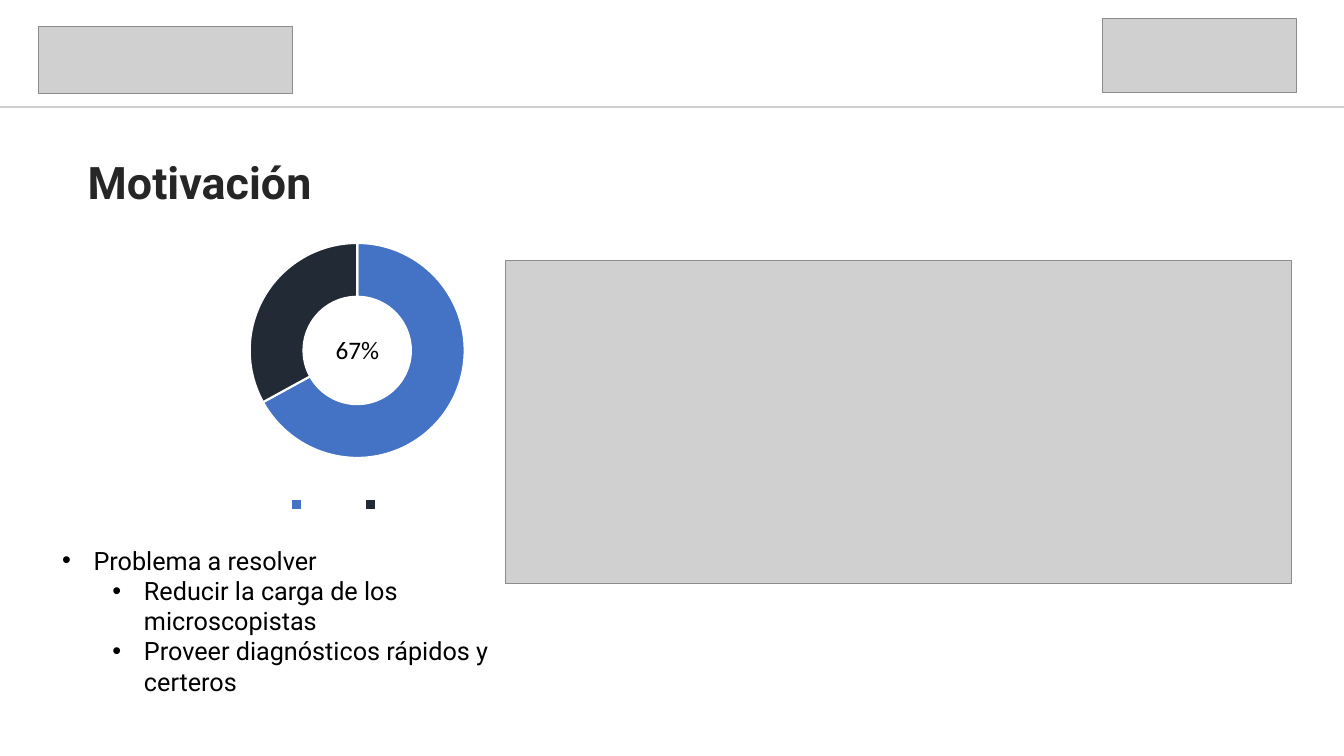
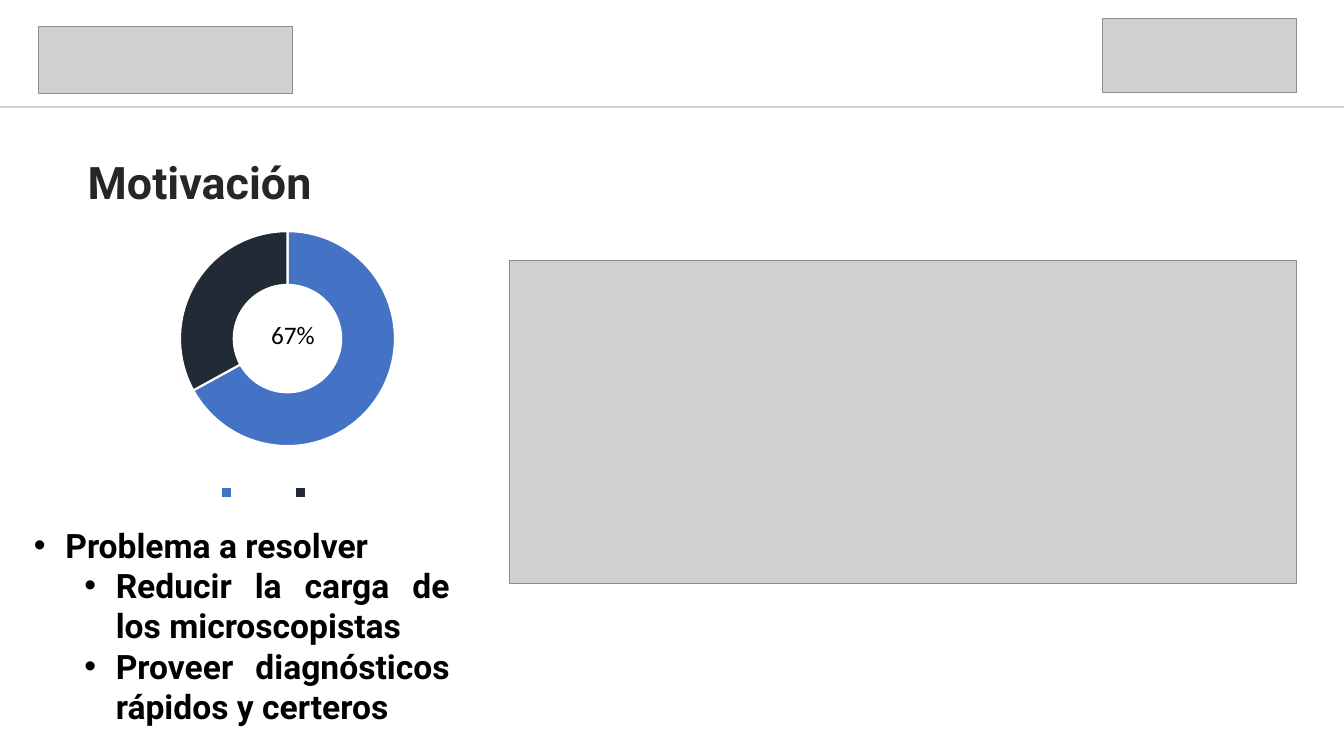
Before and after one commit to MalariaModels/SP1, a slide deck: slide 4 of PosterPresentation.pptx. Drawn at 1344x756 pixels with LibreOffice and Linux fonts; fonts in the diff are those of the drawing; grey boxes stand for pictures. Boxes give left, top, right and bottom in pixels: in the first picture for what was removed or moved away, otherwise in the second. Text is boxed around its words. In the diff, an @@ line names an element or a change of style, - is before the commit and + after.

```diff
--- a/PosterPresentation.pptx
+++ b/PosterPresentation.pptx
@@ doughnut chart: place and size @@
-doughnut chart at box(103, 238, 611, 519)
+doughnut chart at box(33, 226, 541, 507)
@@ picture: place and size @@
-picture at box(505, 260, 1292, 584)
+picture at box(510, 260, 1297, 584)
@@ text "67%": place and size @@
-text "67%" at box(336, 341, 379, 360)
+text "67%" at box(271, 327, 314, 345)
@@ text "Problema a resolver": place and size @@
-text "Problema a resolver" at box(94, 551, 488, 692)
+text "Problema a resolver" at box(65, 532, 449, 726)
@@ text "Problema a resolver" at box(65, 532, 449, 726): size 18 to 24 pt, bold on; alignment left to justified @@
```
Also in this commit, not shown: 7 other slides changed, 1 other file.
